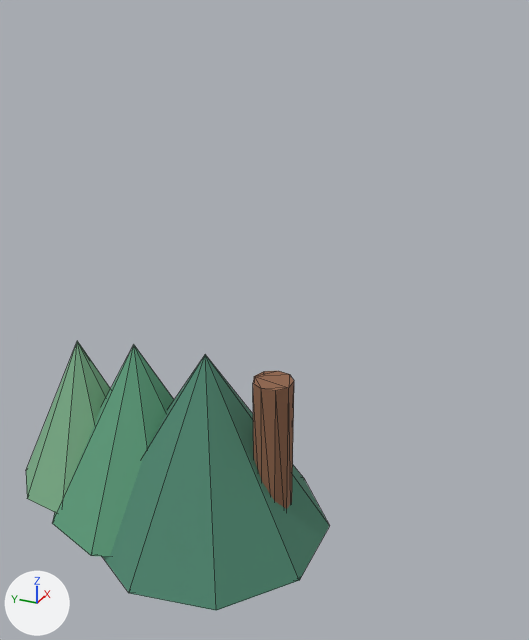
The glTF model assets/models/generated/stylized_pine.glb as it was, and as the next commit left it.
One viewpoint serves both versions: a 50 mm camera at (-6.75, -1.85, 5.18) aimed at (0.14, 1.25, 1.74). The lights are fixed; the arrows at lower left show +X, +Y and +Z. The older version comes first. Mesh edges are drawn as thin lines. Vertices at exactly the same position are counted once.

In view in the first picture: 'StylizedPine'.
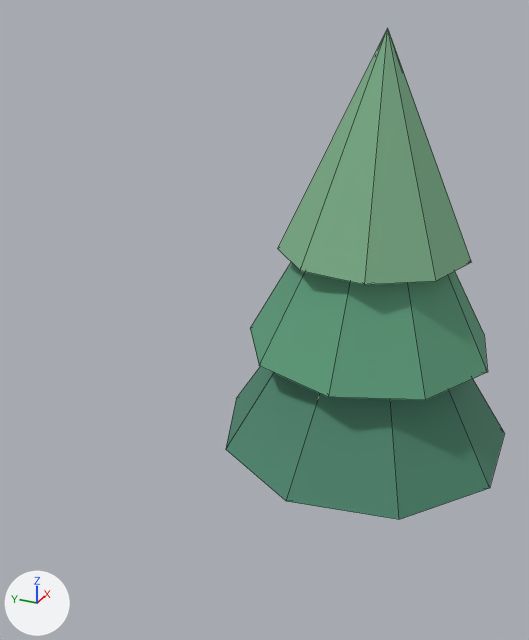
What the commit changed:
me_cylinder is used by ob_stylizedpine; location (0.0, 1.07, 0.0).
me_cylinder had 48 vertices, 80 faces and spanned x -1.53..1.53, y -0.58..3.65, z -1.23..1.23.
me_cylinder now has 48 vertices, 80 faces and spans x -1.53..1.53, y -1.46..1.55, z -1.08..3.77.
me_cylinder part 1: the loose piece of 10 vertices spanning x -1.53..1.53, y -0.58..2.42, z -1.23..1.23 is moved by (0.0, -0.87, 0.87).
me_cylinder part 2: the loose piece of 10 vertices spanning x -1.27..1.2, y 0.62..3.12, z -1.15..1.15 is moved by (0.0, -1.88, 1.88).
me_cylinder part 3: the loose piece of 10 vertices spanning x -0.93..0.94, y 1.8..3.65, z -1.02..1.02 is moved by (0.0, -2.74, 2.74).
Object 'StylizedPine' (ob_stylizedpine) moves from (0.0, 1.07, 0.0) to (0.0, 0.0, 1.07).

Pixel boxes [x1, y1, x2, y2] of what changed, in the pictures (529 x 640 px; the box of a moved part takes in the faces that stretch with it):
'StylizedPine', reshaped, moved (8% narrower, 82% taller): before [26, 341, 329, 611]; after [226, 28, 505, 520]
part 1 of me_cylinder, moved or reshaped: before [103, 354, 329, 611]; after [226, 367, 505, 520]
part 2 of me_cylinder, moved or reshaped: before [52, 345, 174, 557]; after [250, 262, 487, 400]
part 3 of me_cylinder, moved or reshaped: before [26, 341, 111, 513]; after [278, 28, 472, 285]
